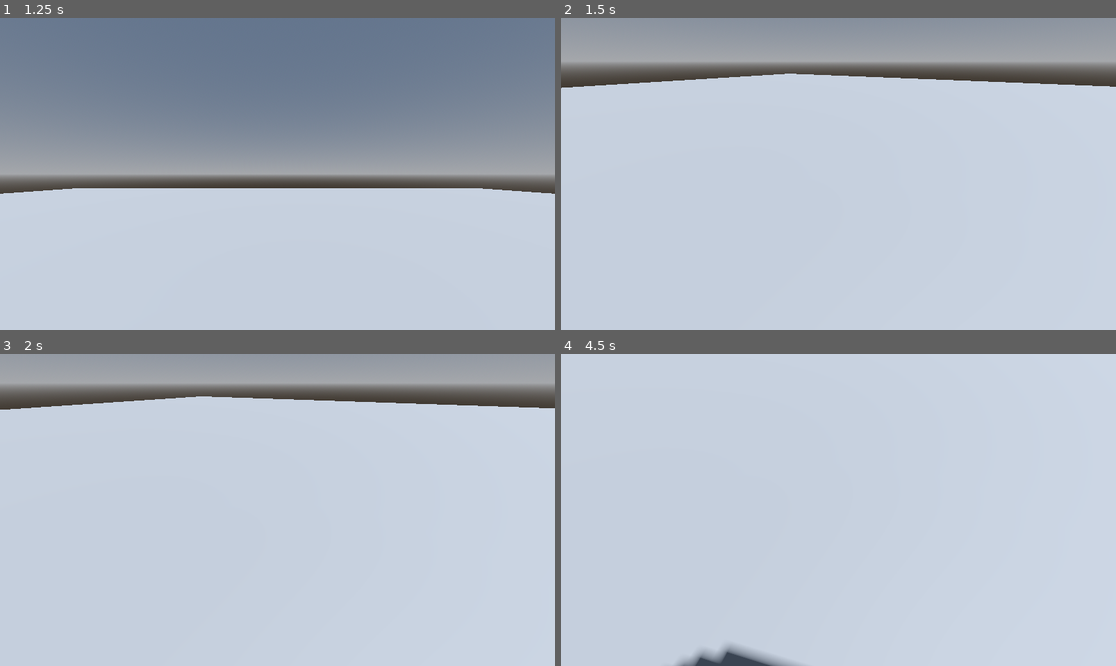
Above: before the commit, frames 1-4 (two rows, left to right).
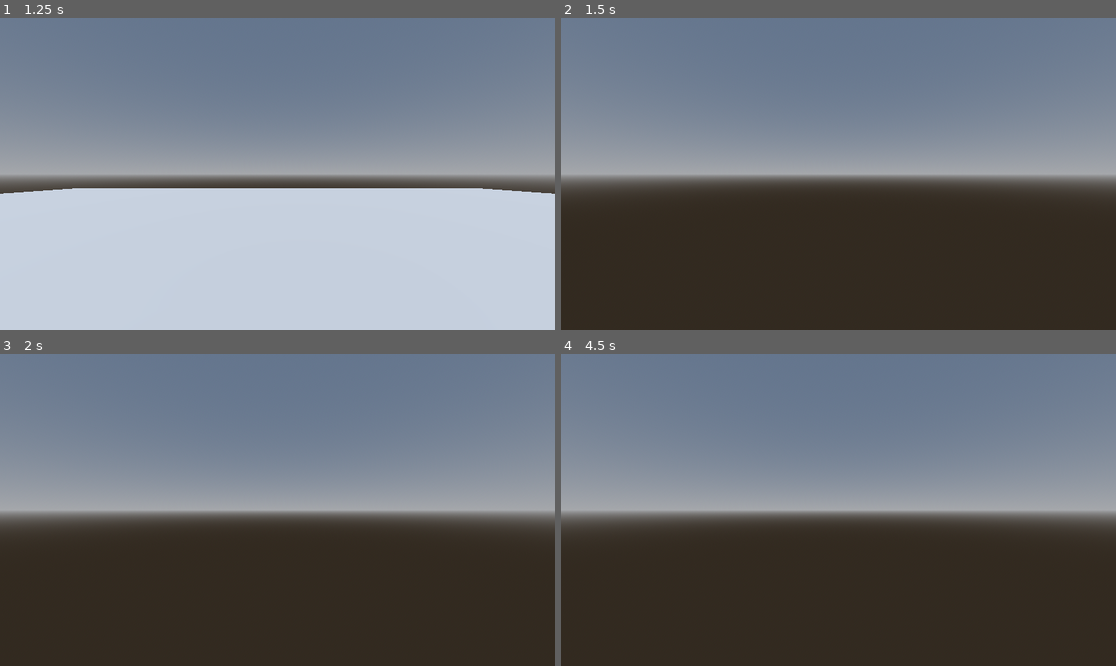
Above: after the commit, the same moments.

Repository: notme84/WildJam76
Game: Godot game, scene res://MarkStuffTemp/main_menu.tscn
Two runs of this game, one before a commit and one after it. Both use one fixed random seed, a clock stepped at 60 frames per second and the inputs below. This scene is started directly instead of the project's main scene.
Inputs (mouse positions are in pixels of both pictures, inside the frame that each line leads up to):
- Up to frame 1 (1.25 s): click "Start" at 0.5 s
- Up to frame 2 (1.5 s): tap Enter at 1.25 s; move the mouse to (866, 174) at 1.27 s; hold Up (ui_up) from 1.28 s (still down); hold C (camera_mode, bound only after the commit) from 1.28 s (still down)
- Up to frame 3 (2 s): keep holding Up (ui_up); keep holding C (camera_mode, bound only after the commit)
- Up to frame 4 (4.5 s): keep holding Up (ui_up); move the mouse to (810, 510) at 2.02 s; release C (camera_mode, bound only after the commit) at 2.03 s; tap C (camera_mode, bound only after the commit) at 2.1, 3.6 s; move the mouse to (849, 503) at 2.77 s; hold C (camera_mode, bound only after the commit) 2.78-3.53 s; move the mouse to (832, 516) at 3.52 s; move the mouse to (877, 513) at 4.27 s; hold C (camera_mode, bound only after the commit) from 4.28 s (still down)

Frame 1 is identical in both runs. In frame 2, 100% of the frame differs, in the area x 0-100%, y 0-100%; in frame 3, 100%; in frame 4, 100%.

Commit message:
adding first/third person cam toggle

Diff:
--- a/yetifps/MarkStuffTemp/main_game.tscn
+++ b/yetifps/MarkStuffTemp/main_game.tscn
@@ -1,10 +1,6 @@
-[gd_scene load_steps=9 format=3 uid="uid://0s2vyyh3ffjx"]
+[gd_scene load_steps=7 format=3 uid="uid://0s2vyyh3ffjx"]
 
-[ext_resource type="Script" path="res://MarkStuffTemp/player_control.gd" id="1_wqr2k"]
-
-[sub_resource type="CapsuleShape3D" id="CapsuleShape3D_ljxis"]
-
-[sub_resource type="CapsuleMesh" id="CapsuleMesh_w1353"]
+[ext_resource type="PackedScene" uid="uid://bl64fol7gyyh2" path="res://MarkStuffTemp/yeti_player.tscn" id="1_2w8k1"]
 
 [sub_resource type="ProceduralSkyMaterial" id="ProceduralSkyMaterial_crkph"]
 
@@ -23,26 +19,7 @@
 
 [node name="MainGame" type="Node3D"]
 
-[node name="Yeti" type="CharacterBody3D" parent="."]
-script = ExtResource("1_wqr2k")
-
-[node name="CollisionShape3D" type="CollisionShape3D" parent="Yeti"]
-transform = Transform3D(1, 0, 0, 0, 1, 0, 0, 0, 1, 0, 1, 0)
-shape = SubResource("CapsuleShape3D_ljxis")
-
-[node name="RotationRoot" type="Node3D" parent="Yeti"]
-unique_name_in_owner = true
-
-[node name="Neck" type="Node3D" parent="Yeti/RotationRoot"]
-unique_name_in_owner = true
-transform = Transform3D(1, 0, 0, 0, 1, 0, 0, 0, 1, 0, 1.5, 0)
-
-[node name="Camera3D" type="Camera3D" parent="Yeti/RotationRoot/Neck"]
-transform = Transform3D(1, 0, 0, 0, 1, 0, 0, 0, 1, 0, 0.276305, -0.212006)
-
-[node name="MeshInstance3D" type="MeshInstance3D" parent="Yeti/RotationRoot"]
-transform = Transform3D(1, 0, 0, 0, 1, 0, 0, 0, 1, 0, 1, 0)
-mesh = SubResource("CapsuleMesh_w1353")
+[node name="YetiPlayer" parent="." instance=ExtResource("1_2w8k1")]
 
 [node name="Environment" type="Node3D" parent="."]
 
--- a/yetifps/MarkStuffTemp/player_control.gd
+++ b/yetifps/MarkStuffTemp/player_control.gd
@@ -1,4 +1,6 @@
 extends CharacterBody3D
+
+@onready var camera: Camera3D = %Camera3D
 
 @export var speed: float = 10
 @export var acceleration: float = 5
@@ -27,6 +29,14 @@
 			camrot_h -= event.relative.x * Settings.mouse_sensitivity_x
 			camrot_v -= event.relative.y * Settings.mouse_sensitivity_y
 
+	if event.is_action_pressed("camera_mode"):
+		#SWITCH BETWEEN FIRST AND THIRD PERSON
+		if camera.get_parent() == %HeadCameraMount:
+			camera.reparent(%FollowCameraHousing)
+		else: camera.reparent(%HeadCameraMount)
+		camera.position = Vector3.ZERO
+		camera.rotation = Vector3.ZERO
+
 
 func _process(delta: float):
 	update_rotation(delta)
--- a/yetifps/MarkStuffTemp/yeti_player.tscn
+++ b/yetifps/MarkStuffTemp/yeti_player.tscn
@@ -20,9 +20,17 @@
 unique_name_in_owner = true
 transform = Transform3D(1, 0, 0, 0, 1, 0, 0, 0, 1, 0, 1.5, 0)
 
-[node name="Camera3D" type="Camera3D" parent="RotationRoot/Neck"]
+[node name="HeadCameraMount" type="Node3D" parent="RotationRoot/Neck"]
+unique_name_in_owner = true
 transform = Transform3D(1, 0, 0, 0, 1, 0, 0, 0, 1, 0, 0.276305, -0.212006)
+
+[node name="Camera3D" type="Camera3D" parent="RotationRoot/Neck/HeadCameraMount"]
+unique_name_in_owner = true
 
 [node name="MeshInstance3D" type="MeshInstance3D" parent="RotationRoot"]
 transform = Transform3D(1, 0, 0, 0, 1, 0, 0, 0, 1, 0, 1, 0)
 mesh = SubResource("CapsuleMesh_w1353")
+
+[node name="FollowCameraHousing" type="Node3D" parent="."]
+unique_name_in_owner = true
+top_level = true
--- a/yetifps/project.godot
+++ b/yetifps/project.godot
@@ -102,6 +102,11 @@
 "events": [Object(InputEventJoypadButton,"resource_local_to_scene":false,"resource_name":"","device":-1,"button_index":1,"pressure":0.0,"pressed":false,"script":null)
 ]
 }
+camera_mode={
+"deadzone": 0.5,
+"events": [Object(InputEventKey,"resource_local_to_scene":false,"resource_name":"","device":-1,"window_id":0,"alt_pressed":false,"shift_pressed":false,"ctrl_pressed":false,"meta_pressed":false,"pressed":false,"keycode":0,"physical_keycode":67,"key_label":0,"unicode":99,"location":0,"echo":false,"script":null)
+]
+}
 
 [rendering]
 
